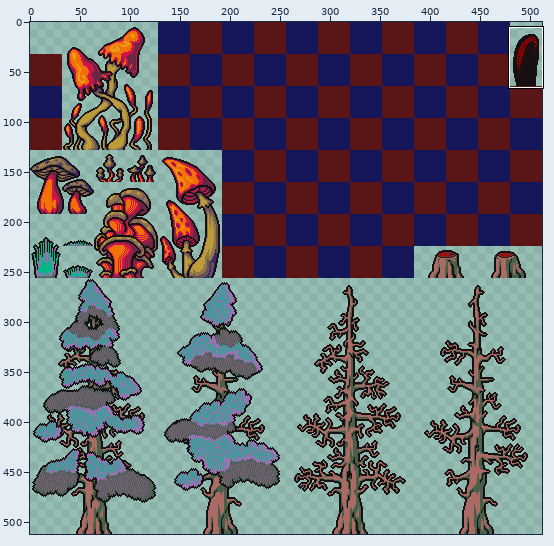
A sprite sheet gets an edit: ENTROPY/Graphics/Tilesets/Wilderness2.png. Above, an overview of the earlier version with the close-up marked.
Close-up. Before:
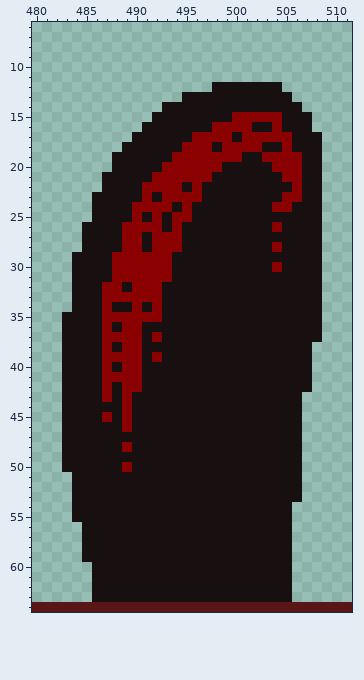
The file is 512x512 pixels. Shown: x 480..511, y 6..64.
And afterwards:
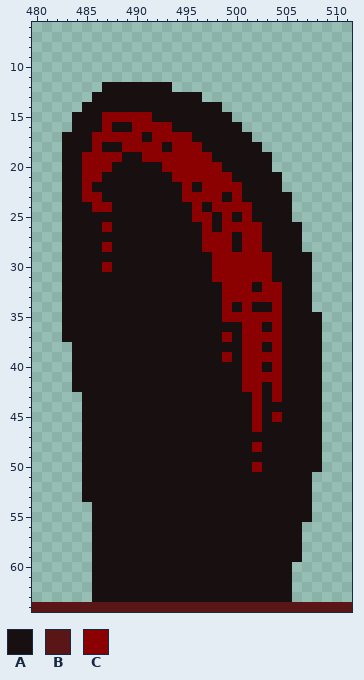
Palette (. is transparent): A #181010  B #5a1616  C #8b0000
Changes in this commit:
Changed rows in their new state; - is an unchanged pixel.
first column x 483:
12 ----AAAAAAA----.......----
13 ---AAAAAAAAA--.........---
14 --AAAAAAAA------........--
15 -AAACCCCC--------........-
16 -AAACAACCCC----AAA.......-
17 AAACCCCC-CCCCAAAA-A.......
18 AAACAACCCC-C--A-AAAA......
19 AACCCC--CCC----AAA--A.....
20 AACCC----------------.....
21 AACC-----AA----CC-----....
22 AACA----AAAACACCCC----....
23 AACC----A-AA--CC-C----A...
24 AAACC--AAAA-AC-CCCC--AA...
25 AAA----A-A-AACC-C-C----...
26 AA--C-AAAA-A--C-CCCC-A--..
27 AA----AA-AAA--CCC-CC----..
28 AA--C-AA-AAA--CCC-CC-A--..
29 A----AAAAAA----CCCCCC----.
30 A---CAAAAAA----CCCCCCA---.
31 A----AAAAAA----CCCCCC----.
32 A---AA-AAA------CCC-CC---.
33 A---AAAAAA------CCCCCC---.
34 A---A--A-A------C-C--C---.
35 ----AAAAAA------CCCCCC----
36 ----A-AA----------CC-C----
37 ----AAAA-A------C-CCCC----
38 .---A-AA----------CC-C---A
39 .---AAAA-A------C-CCCC---A
40 .---A-AA----------CC-C---A
41 .---AAAA----------CCCC---A
42 .---A-AA----------CC-C---A
43 ..--A-A------------C-C--AA
44 ..----A------------C----AA
45 ..--A-A------------C-C--AA
46 ..----A------------C----AA
47 ..----------------------AA
48 ..----A------------C----AA
49 ..----------------------AA
50 ..----A------------C----AA
51 -.----------------------A-
52 -.----------------------A-
53 -.----------------------A-
54 -..--------------------AA-
55 -..--------------------AA-
56 --.--------------------A--
57 --.--------------------A--
58 --.--------------------A--
59 --.--------------------A--
Changed places in both close-ups, as pixel boxes (x1, y1, x2, y2):
changed: (62, 82, 322, 562)
